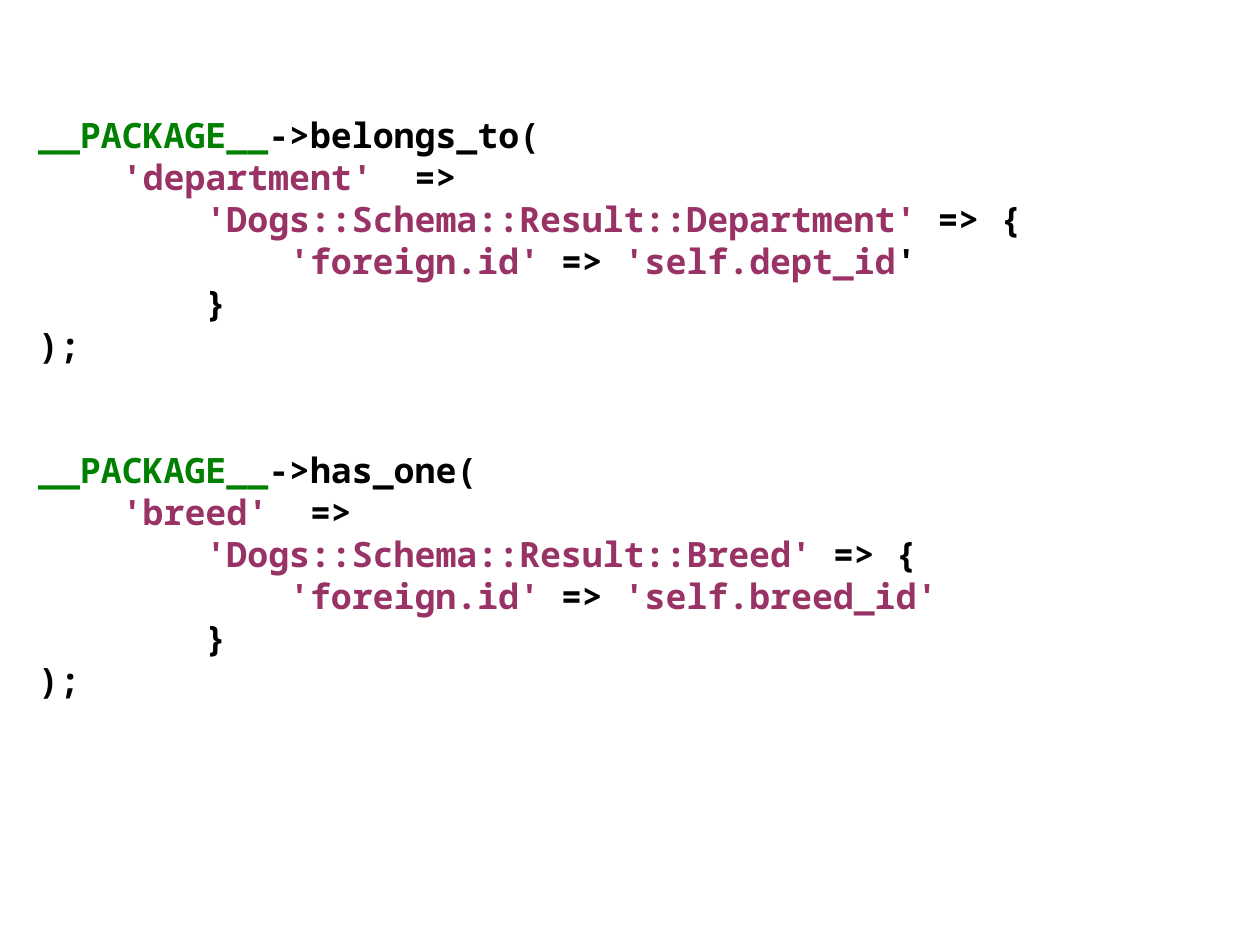
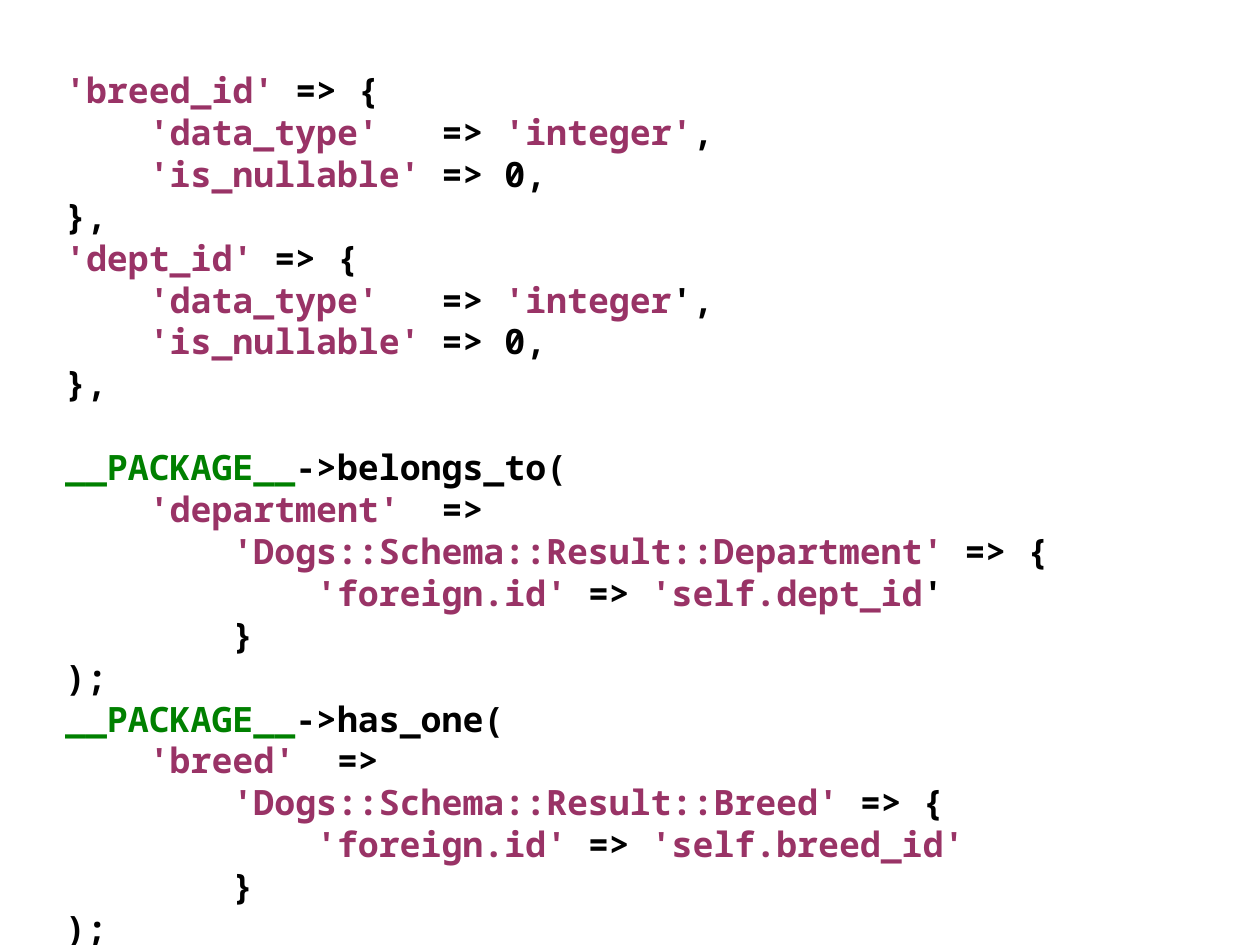
Before and after one commit to erezschatz/Presentation, a slide deck: slide 19 of dbix-class.odp (slide 20 before the commit). Drawn at 1260x945 pixels with LibreOffice and Linux fonts; fonts in the diff are those of the drawing. Boxes give left, top, right and bottom in pixels: in the first picture for what was removed or moved away, otherwise in the second. Text is boxed around its words. In the diff, an @@ line names an element or a change of style, - is before the commit and + after.

Commit message:
slides done

```diff
--- a/dbix-class.odp
+++ b/dbix-class.odp
@@ text "'breed_id' => {": place and size @@
-text "'breed_id' => {" at box(38, 121, 938, 618)
+text "'breed_id' => {" at box(65, 76, 965, 866)
@@ text at box(65, 76, 713, 361): paragraphs added @@
+'breed_id' => {
+'data_type' => 'integer',
+'is_nullable' => 0,
+},
+'dept_id' => {
+'data_type' => 'integer',
+'is_nullable' => 0,
+},
```
Also in this commit, not shown: 1 other slide changed, 1 slide added, 1 slide removed, 1 other file.
